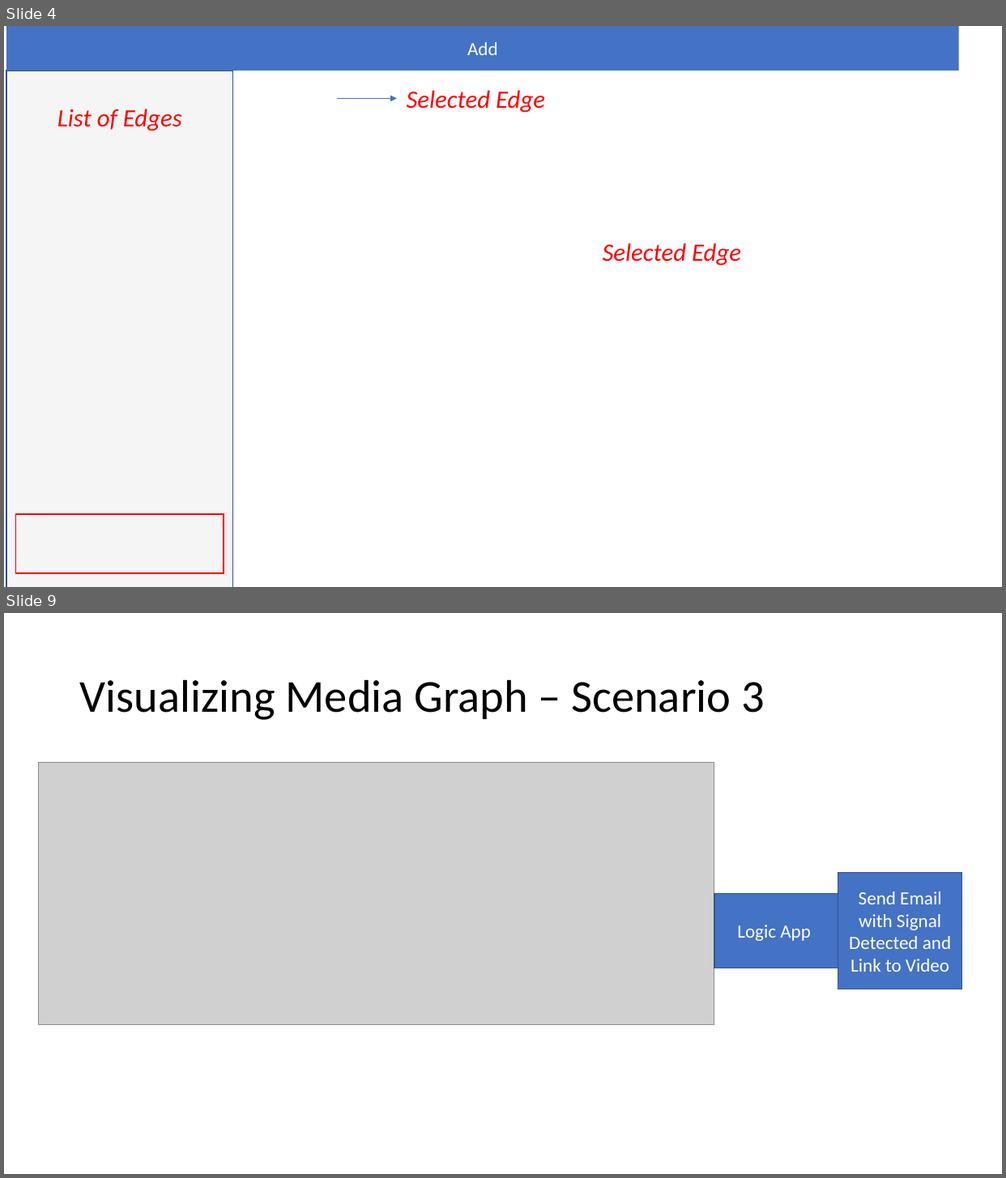
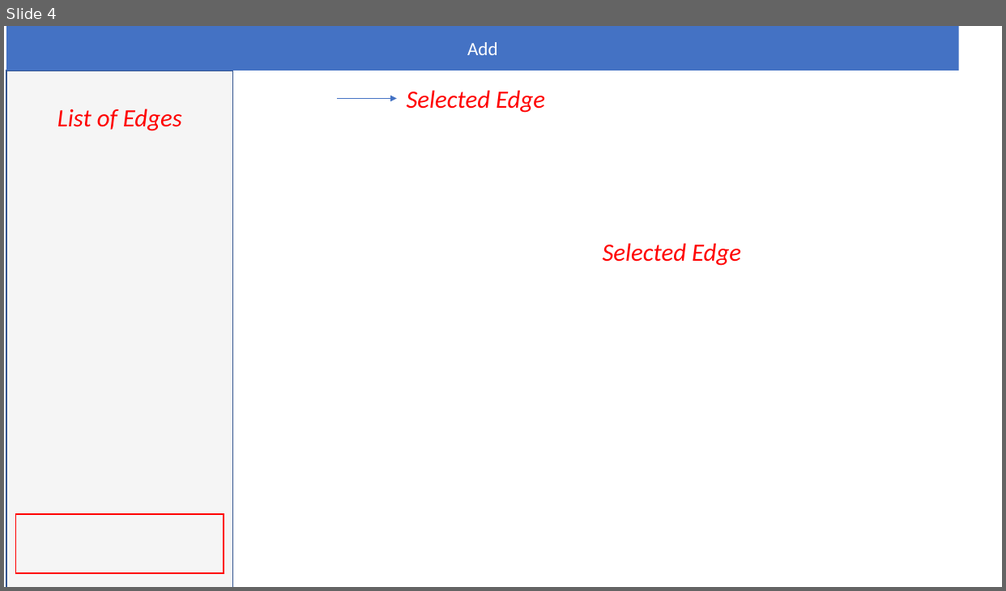
Before and after one commit to AzureIoTGBB/iot-edge-configuration-manager, a slide deck: MythicalIoT.pptx. Shown one above the other, each under a label of ours: slides 4 and 9 before the commit, slide 4 after it; the slides between them are not shown. The pictures are 1006x1178 and 1006x591 pixels, drawn with LibreOffice and Linux fonts; fonts in the diff are those of the drawing; grey boxes stand for pictures; background and template pictures are left out. Boxes give left, top, right and bottom in pixels: in the first picture for what was removed or moved away, otherwise in the second. Text is boxed around its words. In the diff, an @@ line names an element or a change of style, - is before the commit and + after.

```diff
--- a/MythicalIoT.pptx
+++ b/MythicalIoT.pptx
@@ slide 9 removed at [4, 613, 1002, 1174], background #FFFFFF @@
@@ title removed at [80, 679, 765, 720] @@
-Visualizing Media Graph – Scenario 3
@@ picture removed at [39, 762, 714, 1024] @@
@@ rectangle removed at [838, 873, 961, 990] @@
-Send Email with Signal Detected and Link to Video
@@ rectangle removed at [714, 894, 838, 969] @@
-Logic App
```
Also in this commit, not shown: 1 slide changed, 1 slide added, 5 other slides removed, 11 other files.
